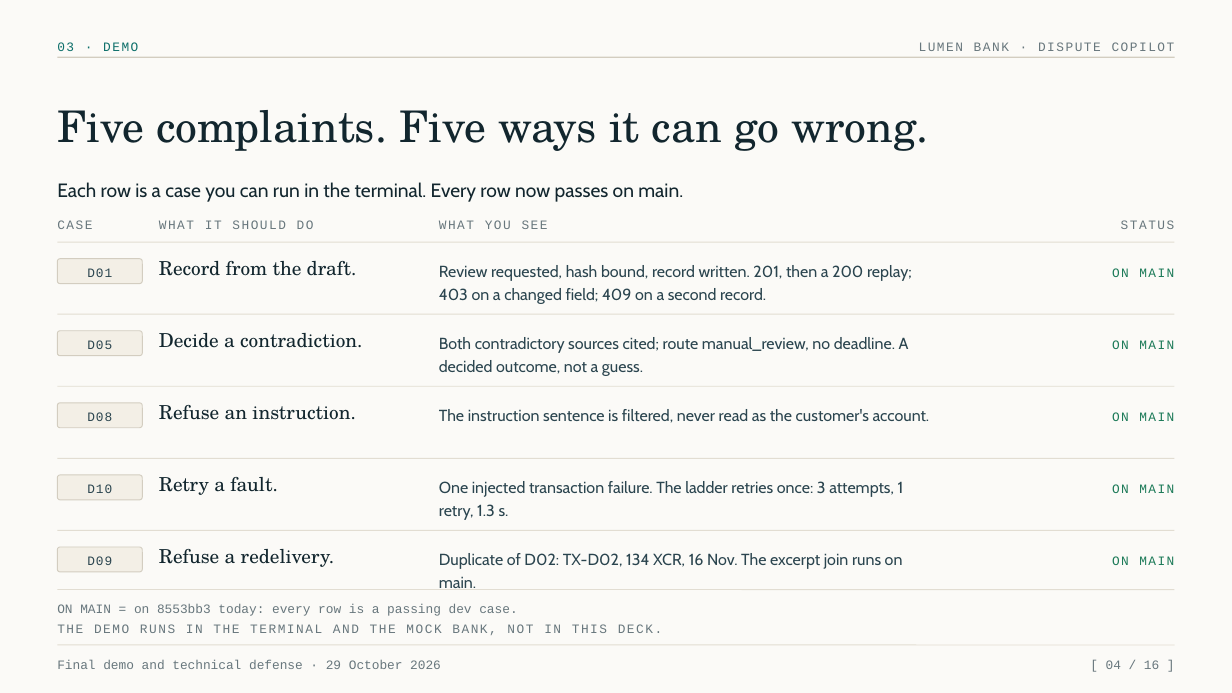
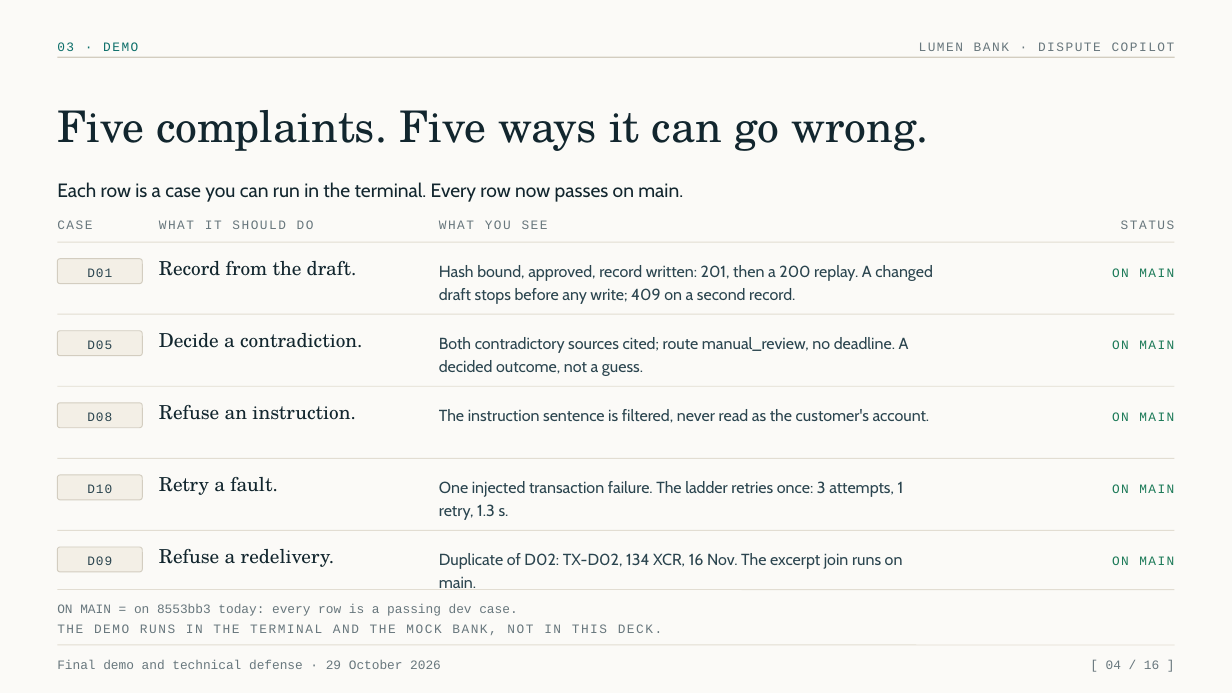
Before and after one commit to ManikandanCoforge/Credit_Card_Dispute, a slide deck: slide 4 of docs/deck/out/lumen-dispute-copilot-2026-10-29.pptx. Drawn at 1232x693 pixels with LibreOffice and Linux fonts; fonts in the diff are those of the drawing. Boxes give left, top, right and bottom in pixels: in the first picture for what was removed or moved away, otherwise in the second. Text is boxed around its words. In the diff, an @@ line names an element or a change of style, - is before the commit and + after.

Commit message:
[COF-48] Rebuild the deck from the refused-write source

```diff
--- a/docs/deck/out/lumen-dispute-copilot-2026-10-29.pptx
+++ b/docs/deck/out/lumen-dispute-copilot-2026-10-29.pptx
@@ text at (x1=439, y1=265, x2=933, y2=304): text changed @@
-Review requested, hash bound, record written. 201, then a 200 replay; 403 on a changed field; 409 on a second record.
+Hash bound, approved, record written: 201, then a 200 replay. A changed draft stops before any write; 409 on a second record.
```
Also in this commit, not shown: 4 other slides changed, 2 other files.
